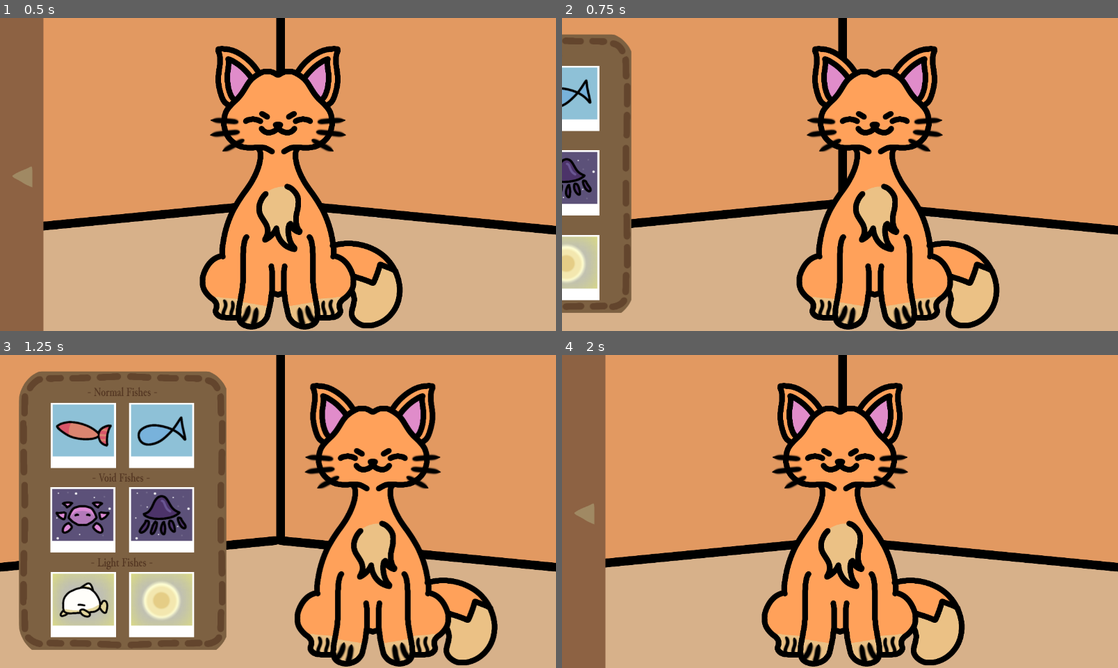
Above: before the commit, frames 1-4 (two rows, left to right).
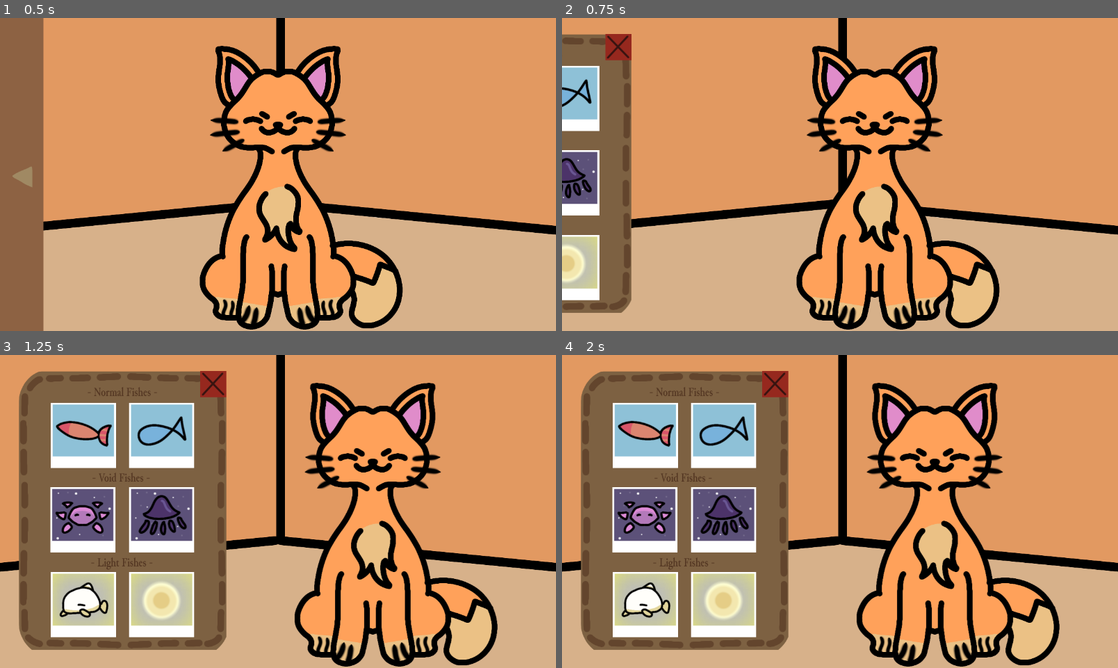
Above: after the commit, the same moments.

Repository: jhazmineaudrey/Reelin-Rifts
Game: Godot game, scene res://Scenes/MainMenu.tscn
Two runs of this game, one before a commit and one after it. Both use one fixed random seed, a clock stepped at 60 frames per second and the inputs below.
Inputs (mouse positions are in pixels of both pictures, inside the frame that each line leads up to):
- Up to frame 1 (0.5 s): no input
- Up to frame 2 (0.75 s): click (584, 174) at 0.5 s
- Up to frame 3 (1.25 s): no input
- Up to frame 4 (2 s): tap Enter at 1.25 s; move the mouse to (962, 495) at 1.27 s; hold Right from 1.28 s (still down); click (962, 495) at 1.35 s

Frame 1 is identical in both runs. In frame 2, 0.4% of the frame differs, in the area x 7-13%, y 5-14%; in frame 3, 0.4%; in frame 4, 61%, in the area x 0-90%, y 0-100%.

Commit message:
feat: change close backpack function

Diff:
--- a/Scenes/MainMenu.tscn
+++ b/Scenes/MainMenu.tscn
@@ -18,7 +18,9 @@
 [ext_resource type="Texture2D" uid="uid://e7uqoq767130" path="res://Assets/salmonpic.png" id="14_pjscj"]
 [ext_resource type="Texture2D" uid="uid://dhgkikn1c2oh3" path="res://Assets/whalepic.png" id="15_m7n2d"]
 [ext_resource type="Texture2D" uid="uid://crxh6n5qcq5hm" path="res://Assets/pearlpic.png" id="16_65hh5"]
+[ext_resource type="Texture2D" uid="uid://ddr048umkoste" path="res://Assets/Close.png" id="19_65hh5"]
 [ext_resource type="Texture2D" uid="uid://b3m5l4qd5syg5" path="res://Assets/Backpack.png" id="19_pjscj"]
+[ext_resource type="Texture2D" uid="uid://bcbjh504ju4u6" path="res://Assets/CloseHover.png" id="20_6byu3"]
 [ext_resource type="Texture2D" uid="uid://ddt26n47wjn1j" path="res://Assets/BackpackHover.png" id="20_m7n2d"]
 
 [node name="CatScene" type="Control" unique_id=1375224048]
@@ -118,6 +120,15 @@
 texture = ExtResource("16_65hh5")
 centered = false
 
+[node name="BackpackClose" type="TextureButton" parent="BackpackItems" unique_id=1100840748]
+offset_left = 461.0
+offset_top = 37.0
+offset_right = 521.0
+offset_bottom = 97.0
+texture_normal = ExtResource("19_65hh5")
+texture_pressed = ExtResource("19_65hh5")
+texture_hover = ExtResource("20_6byu3")
+
 [node name="BackpackToggle" type="TextureButton" parent="." unique_id=2111341832]
 layout_mode = 0
 offset_left = -108.91
@@ -127,14 +138,5 @@
 texture_pressed = ExtResource("19_pjscj")
 texture_hover = ExtResource("20_m7n2d")
 
-[node name="CloseBackpackArea" type="ColorRect" parent="." unique_id=800649674]
-modulate = Color(1, 1, 1, 0)
-layout_mode = 0
-offset_left = 600.0
-offset_top = -32.0
-offset_right = 1311.0
-offset_bottom = 738.0
-
+[connection signal="pressed" from="BackpackItems/BackpackClose" to="." method="_on_backpack_close_pressed"]
 [connection signal="pressed" from="BackpackToggle" to="." method="_on_backpack_open_pressed"]
-[connection signal="mouse_entered" from="CloseBackpackArea" to="." method="_on_close_backpack_area_mouse_entered"]
-[connection signal="mouse_exited" from="CloseBackpackArea" to="." method="_on_close_backpack_area_mouse_exited"]
--- a/Scripts/main_menu.gd
+++ b/Scripts/main_menu.gd
@@ -32,8 +32,6 @@
 @onready var pearl_pic: Sprite2D = $BackpackItems/PearlPic
 
 @onready var backpack_toggle: TextureButton = $BackpackToggle
-@onready var close_backpack_area: ColorRect = $CloseBackpackArea
-var hovering_outside = false
 
 func _ready() -> void:
 	normal_bg.visible = true
@@ -41,35 +39,22 @@
 	cats.position = Vector2(0, 0)
 	backpack_items.position.x = -570.555
 	backpack_toggle.position = Vector2(0, 0)
-	close_backpack_area.mouse_filter = Control.MOUSE_FILTER_IGNORE
-
-func _input(event: InputEvent) -> void:
-	if Input.is_action_just_pressed("Click"):
-		if hovering_outside == true:
-			backpack_hide()
-			set_process_input(false)
 
 func backpack_show():
 	create_tween().tween_property(backpack_items, "position:x", 0, 0.5).set_ease(Tween.EASE_IN_OUT)
 	create_tween().tween_property(cats, "position:x", 0, 0.5).set_ease(Tween.EASE_IN_OUT)
 	create_tween().tween_property(cats, "position:x", 218.275, 0.5).set_ease(Tween.EASE_IN_OUT)
 	backpack_toggle.disabled = true
-	close_backpack_area.mouse_filter = Control.MOUSE_FILTER_PASS
-	set_process_input(true)
 
 func backpack_hide():
 	create_tween().tween_property(backpack_items, "position:x", -570.555, 0.5).set_ease(Tween.EASE_IN_OUT)
 	create_tween().tween_property(backpack_toggle, "position:x", 0, 0.2).set_ease(Tween.EASE_IN_OUT)
 	create_tween().tween_property(cats, "position:x", 0, 0.5).set_ease(Tween.EASE_IN_OUT)
 	backpack_toggle.disabled = false
-	close_backpack_area.mouse_filter = Control.MOUSE_FILTER_IGNORE
 
 func _on_backpack_open_pressed() -> void:
 	create_tween().tween_property(backpack_toggle, "position:x", -108.91, 0.2).set_ease(Tween.EASE_IN_OUT)
 	backpack_show()
 
-func _on_close_backpack_area_mouse_entered() -> void:
-	hovering_outside = true
-
-func _on_close_backpack_area_mouse_exited() -> void:
-	hovering_outside = false
+func _on_backpack_close_pressed() -> void:
+	backpack_hide()
